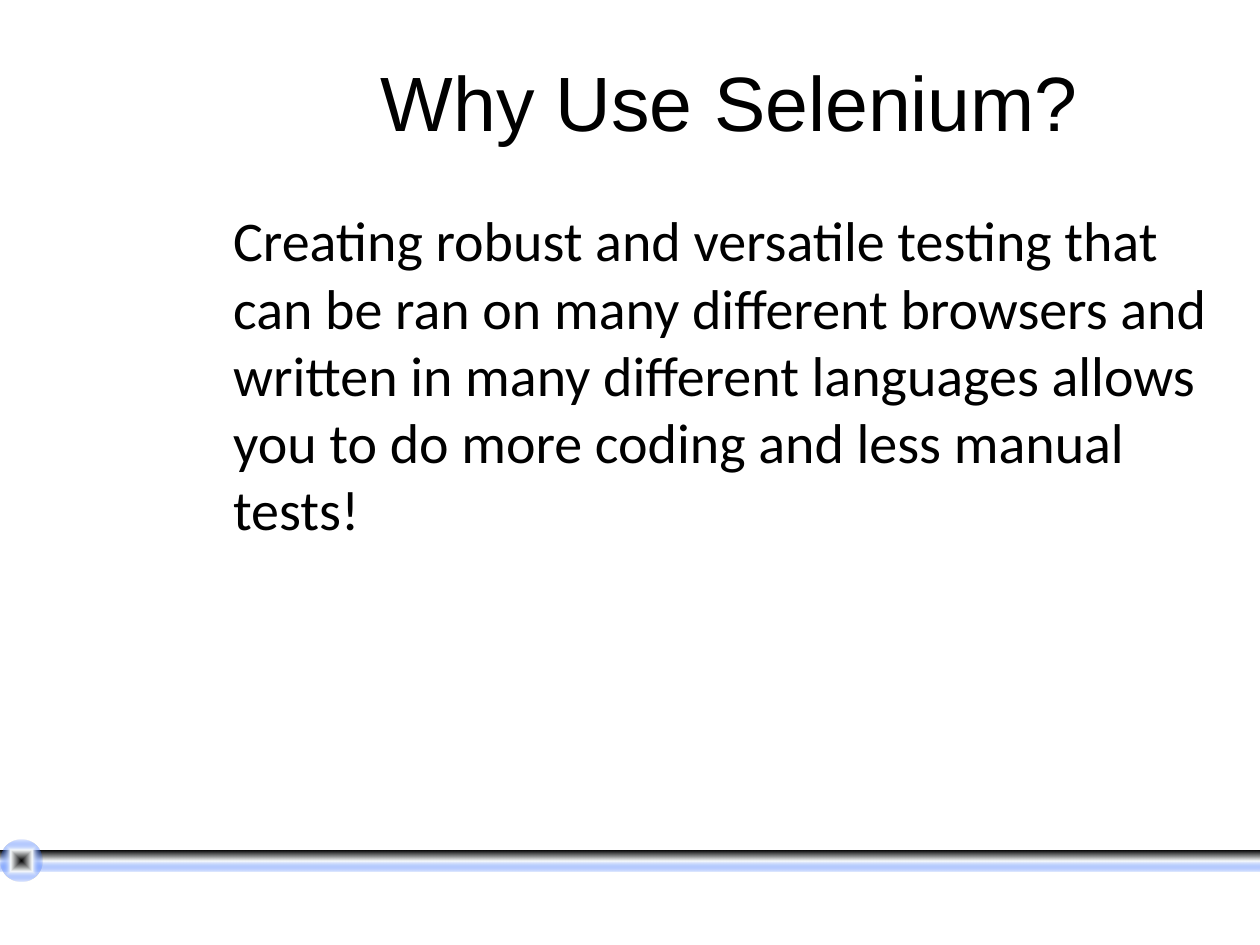
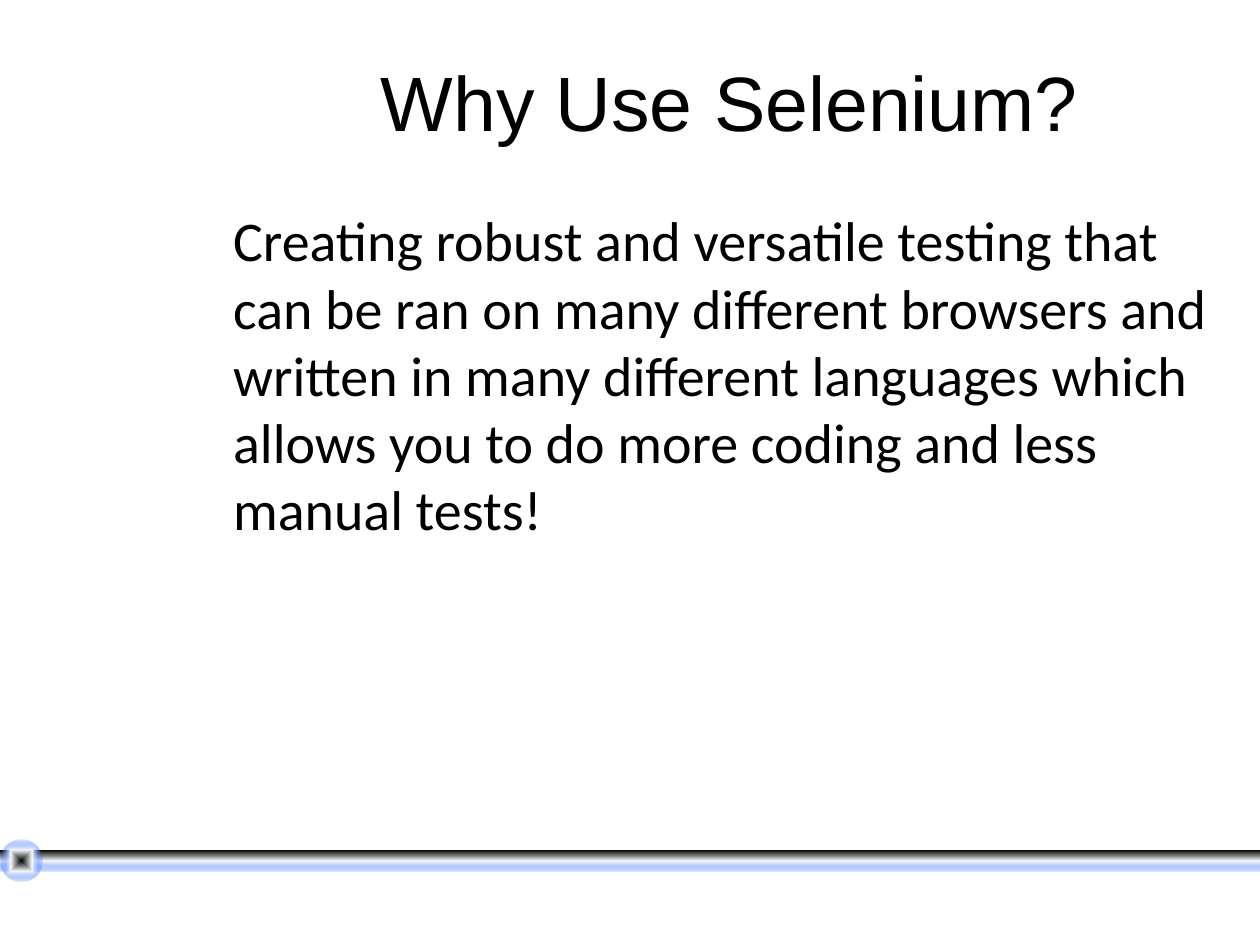
Before and after one commit to wesreisz/cis411-lightningTalks, a slide deck: slide 17 of Jerimy Tate - Selenium LightningTalk.pptx. Drawn at 1260x945 pixels with LibreOffice and Linux fonts; fonts in the diff are those of the drawing; background and template pictures are left out. Boxes give left, top, right and bottom in pixels: in the first picture for what was removed or moved away, otherwise in the second. Text is boxed around its words. In the diff, an @@ line names an element or a change of style, - is before the commit and + after.

Commit message:
updated some stuff

```diff
--- a/Jerimy Tate - Selenium LightningTalk.pptx
+++ b/Jerimy Tate - Selenium LightningTalk.pptx
@@ text at [233, 222, 1206, 531]: text changed @@
-Creating robust and versatile testing that can be ran on many different browsers and written in many different languages allows you to do more coding and less manual tests!
+Creating robust and versatile testing that can be ran on many different browsers and written in many different languages which allows you to do more coding and less manual tests!
```
Also in this commit, not shown: 1 other slide changed.
